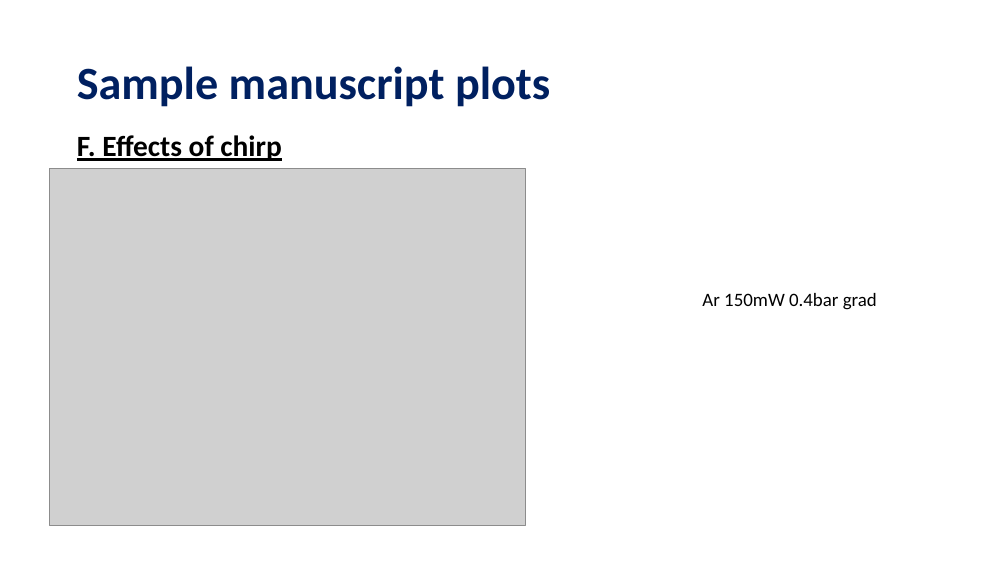
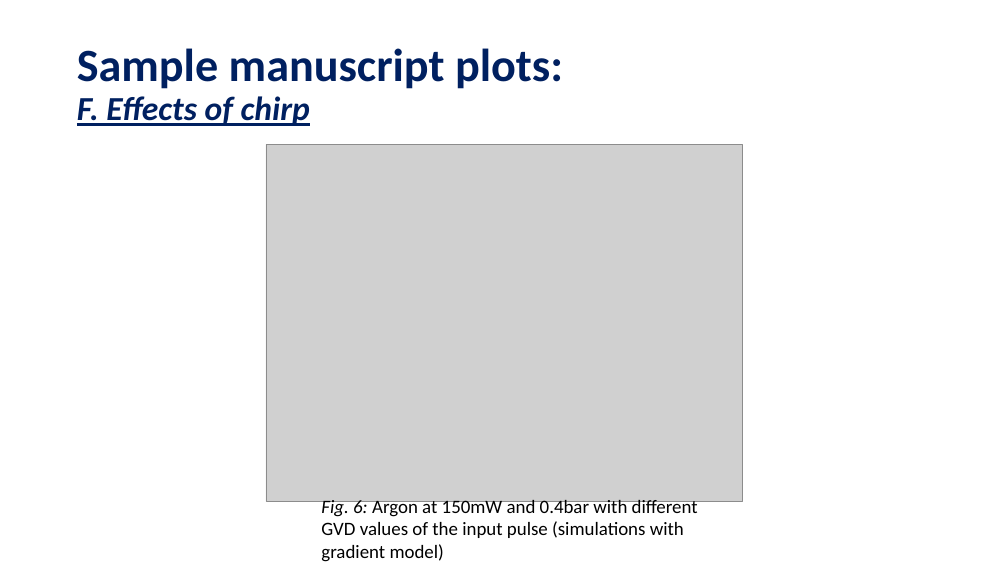
Before and after one commit to david-f-amorim/Simulating-THG-of-few-femtosecond-pulses-in-a-noble-gas-, a slide deck: slide 8 of presentations/DESY - Week 7.pptx. Drawn at 1008x567 pixels with LibreOffice and Linux fonts; fonts in the diff are those of the drawing; grey boxes stand for pictures. Boxes give left, top, right and bottom in pixels: in the first picture for what was removed or moved away, otherwise in the second. Text is boxed around its words. In the diff, an @@ line names an element or a change of style, - is before the commit and + after.

```diff
--- a/presentations/DESY - Week 7.pptx
+++ b/presentations/DESY - Week 7.pptx
@@ title at box(77, 48, 563, 126): text changed @@
-Sample manuscript plots
+Sample manuscript plots:
+F. Effects of chirp
@@ text removed at box(77, 135, 281, 161) @@
-F. Effects of chirp
@@ picture: place and size @@
-picture at box(49, 168, 526, 525)
+picture at box(266, 144, 743, 501)
@@ text removed at box(702, 293, 877, 310) @@
-Ar 150mW 0.4bar grad
@@ text added at box(321, 497, 698, 562), 18 pt, text #000000 @@
+Fig. 6: Argon at 150mW and 0.4bar with different
+GVD values of the input pulse (simulations with
+gradient model)
```
Also in this commit, not shown: 7 other slides changed, 4 slides added, 1 slide removed, 53 other files.
